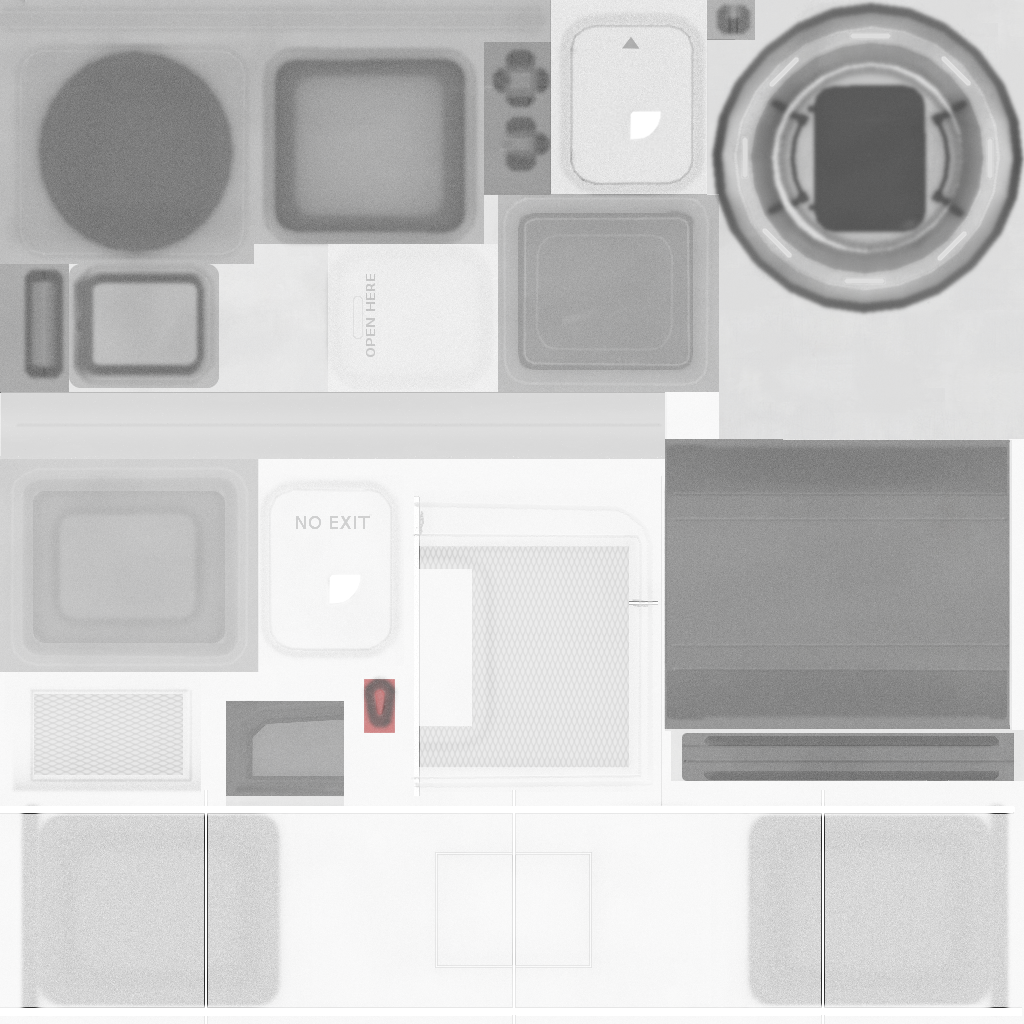
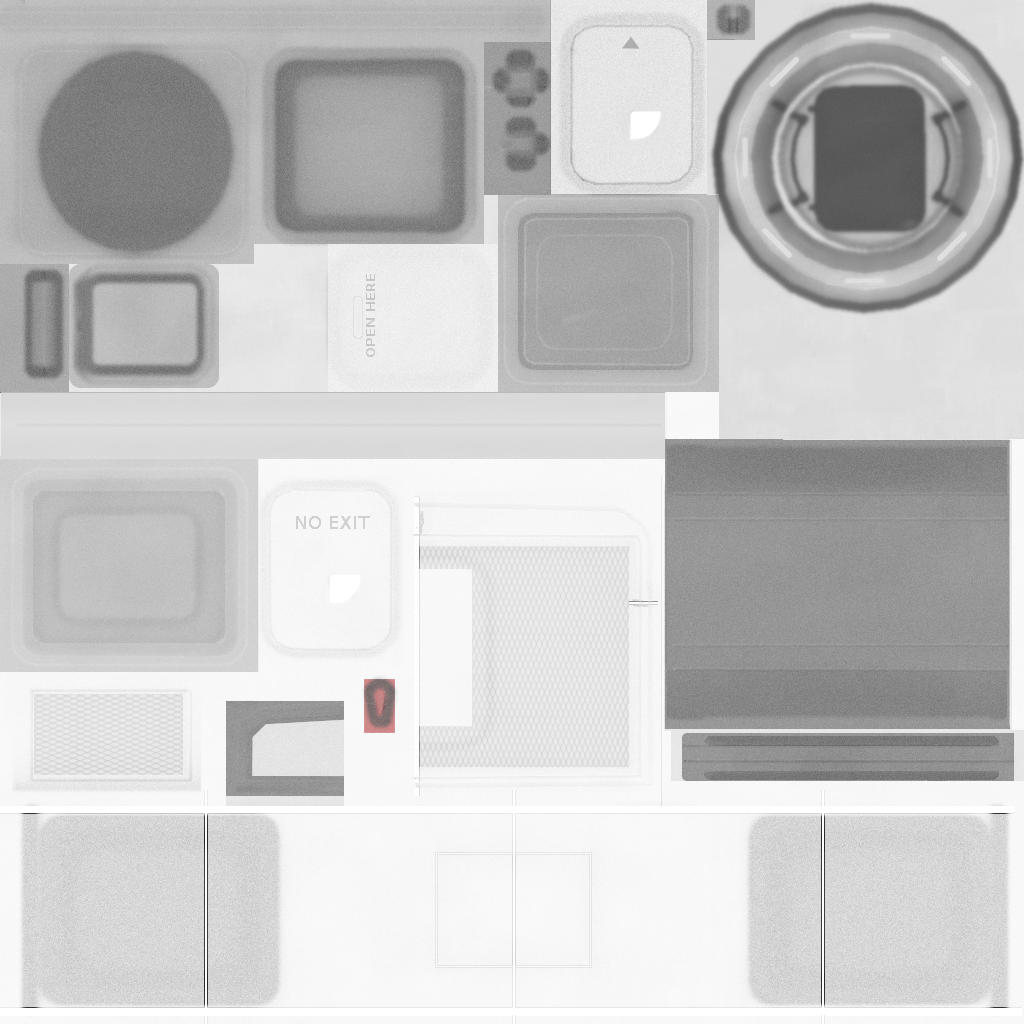
Layer changes from the first 1024 x 1024 image to the second:
painted on "DockingBay.png" over <box>252,719,344,777</box>
